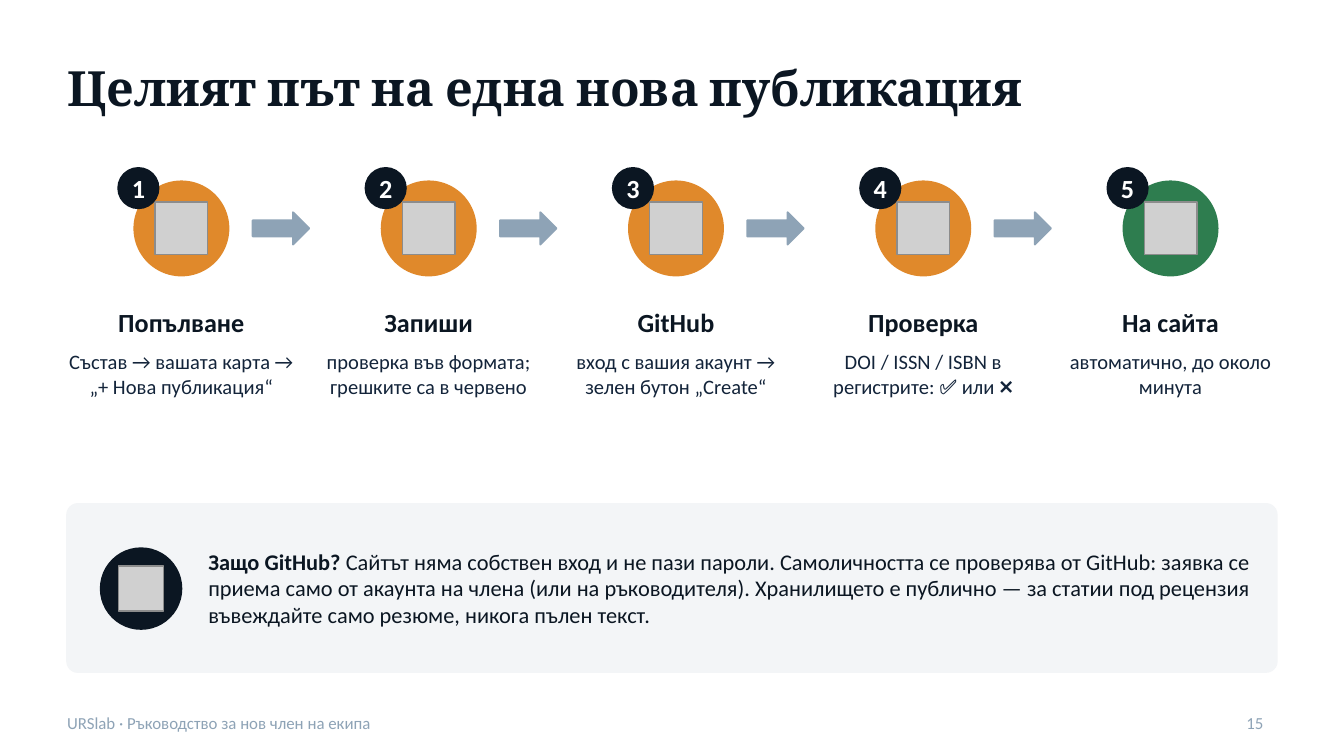
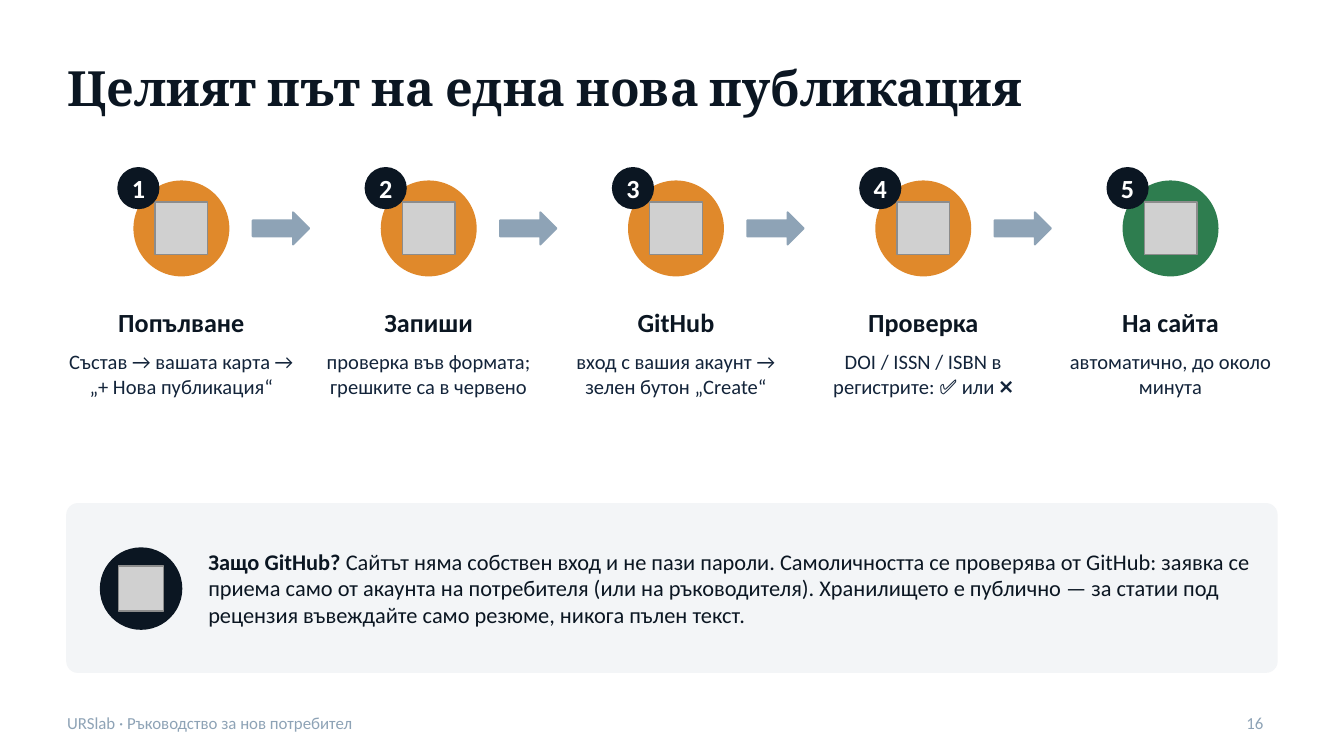
Before and after one commit to urslab-irbas/urslab-site, a slide deck: slide 16 of public/docs/URSlab-rakovodstvo.pptx (slide 15 before the commit). Drawn at 1344x756 pixels with LibreOffice and Linux fonts; fonts in the diff are those of the drawing; grey boxes stand for pictures. Boxes give left, top, right and bottom in pixels: in the first picture for what was removed or moved away, otherwise in the second. Text is boxed around its words. In the diff, an @@ line names an element or a change of style, - is before the commit and + after.

```diff
--- a/public/docs/URSlab-rakovodstvo.pptx
+++ b/public/docs/URSlab-rakovodstvo.pptx
@@ text at bbox=[208, 554, 1250, 627]: text changed @@
-Защо GitHub? Сайтът няма собствен вход и не пази пароли. Самоличността се проверява от GitHub: заявка се приема само от акаунта на члена (или на ръководителя). Хранилището е публично — за статии под рецензия въвеждайте само резюме, никога пълен текст.
+Защо GitHub? Сайтът няма собствен вход и не пази пароли. Самоличността се проверява от GitHub: заявка се приема само от акаунта на потребителя (или на ръководителя). Хранилището е публично — за статии под рецензия въвеждайте само резюме, никога пълен текст.
@@ text at bbox=[67, 717, 352, 732]: text changed @@
-URSlab · Ръководство за нов член на екипа
+URSlab · Ръководство за нов потребител
@@ page number at bbox=[1246, 717, 1263, 729]: text changed @@
-15
+16
```
Also in this commit, not shown: 16 other slides changed, 1 slide added, 27 other files.
